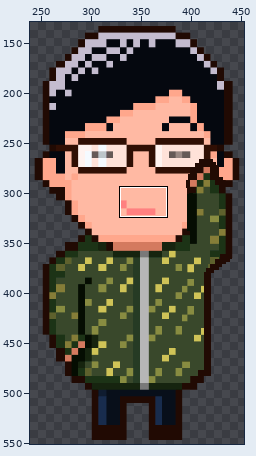
Sprite sheet -- assets/images/retro_developer_shooting.png. Above, an overview of the earlier version with the close-up marked.
Close-up. The starting point:
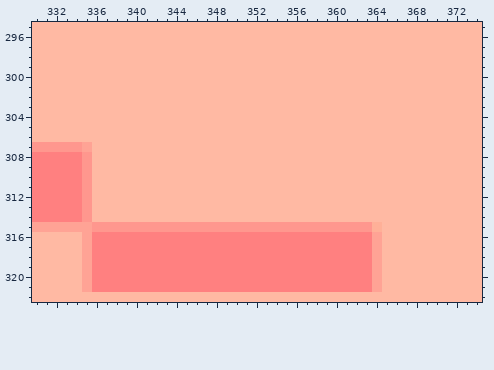
The file is 700x700 pixels. Pixels under 10% opacity are left out. Colours within 5 levels of each other are drawn and written as one. Shown: x 330..374, y 295..322. The wide view leaves out empty margins. The commit also changed other parts of the picture, which this record leaves out.
And afterwards:
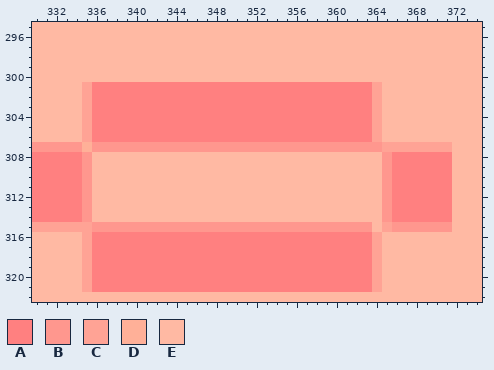
Palette (. is transparent): A #ff8080  B #ff978e  C #ffa395  D #ffb098  E #ffb9a3
The exact change:
y 301..306: x 335..364 EEEEEEEEEEEEEEEEEEEEEEEEEEEEEE -> CAAAAAAAAAAAAAAAAAAAAAAAAAAAAC
y 307: x 335..371 CEEEEEEEEEEEEEEEEEEEEEEEEEEEEEEEEEEEE -> DBBBBBBBBBBBBBBBBBBBBBBBBBBBBBCCCCCCC
y 308..314: x 365..371 EEEEEEE -> BAAAAAA
y 315: x 364..371 DEEEEEEE -> ECBBBBBB
Pixel boxes of the changes (left, top, right, bottom) in both close-ups:
changed: (82, 82, 452, 232)
